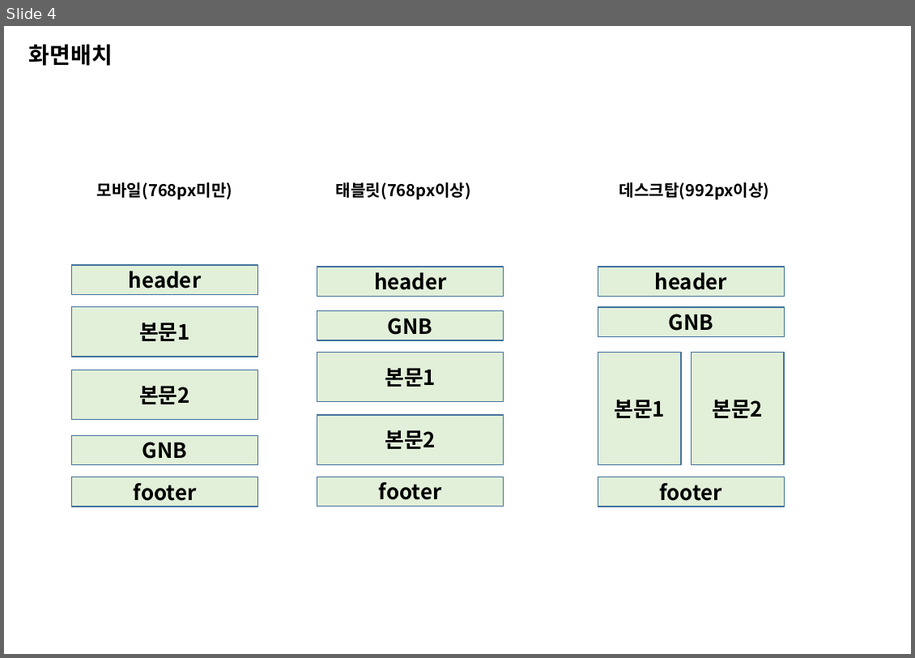
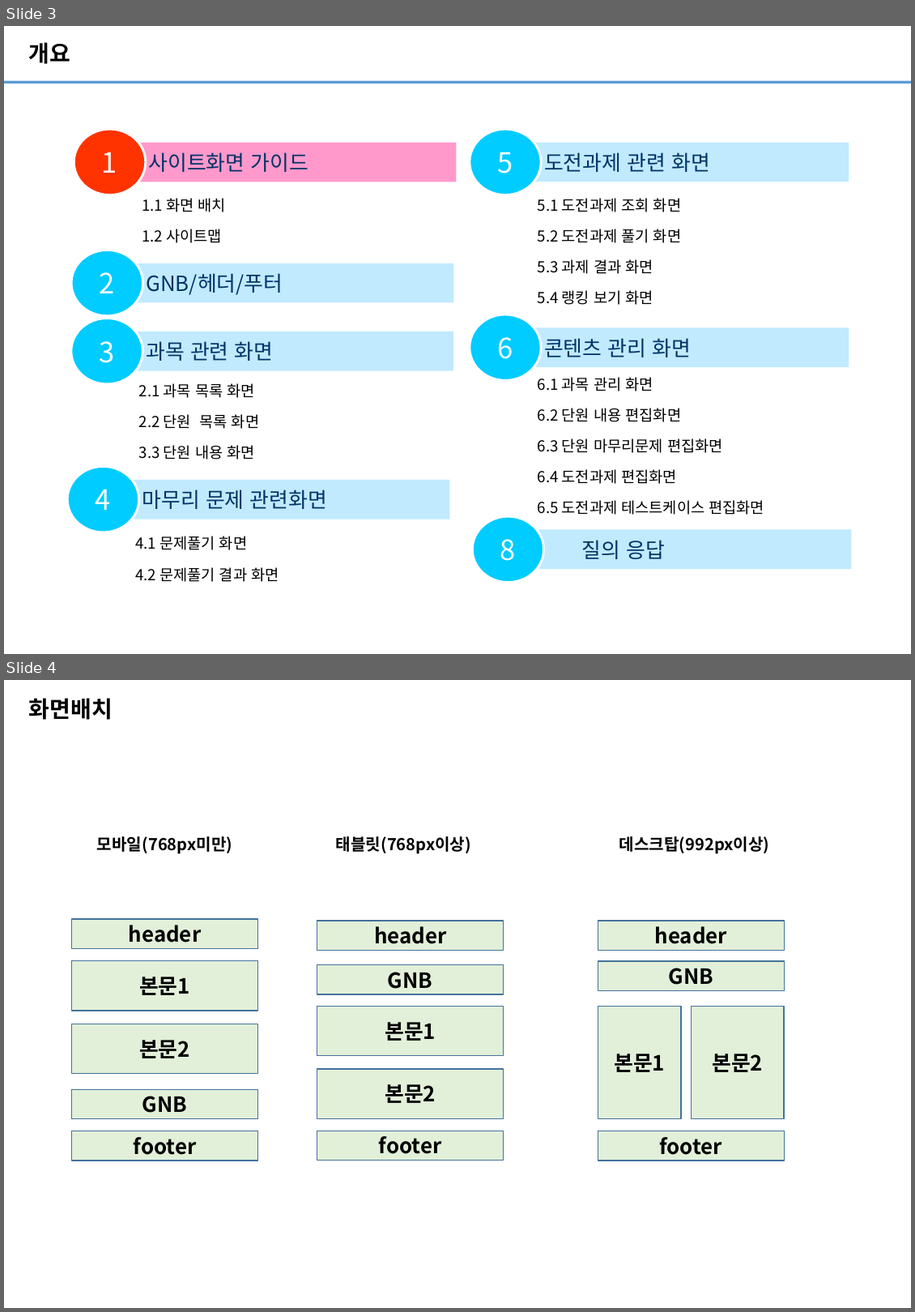
Before and after one commit to Uginim/JavaSWEngineeringCourse, a slide deck: documents/팀프로젝트/화면설계/화면정의서_200304_1528.pptx. Shown one above the other, each under a label of ours: slide 4 before the commit, slides 3 and 4 after it. The pictures are 915x658 and 915x1312 pixels, drawn with LibreOffice and Linux fonts; fonts in the diff are those of the drawing. Boxes give left, top, right and bottom in pixels: in the first picture for what was removed or moved away, otherwise in the second. Text is boxed around its words. In the diff, an @@ line names an element or a change of style, - is before the commit and + after.

```diff
--- a/documents/팀프로젝트/화면설계/화면정의서_200304_1528.pptx
+++ b/documents/팀프로젝트/화면설계/화면정의서_200304_1528.pptx
@@ slide 3 added at (4, 26, 911, 654), background #FFFFFF @@
@@ title added at (29, 42, 71, 64), 19.5 pt, text #000000, bold @@
+개요
@@ line added from (4, 82) to (911, 82), #5B9BD5 2.25 pt @@
@@ ellipse added at (74, 129, 146, 195), fill #FF3300, outline #FFFFFF 2 pt, 24 pt, text #FFFFFF @@
+1
@@ rectangle added at (103, 143, 457, 182), fill #FF99CC, 18 pt, text #003366 @@
+사이트화면 가이드
@@ ellipse added at (470, 129, 541, 195), fill #00CCFF, outline #FFFFFF 2 pt, 24 pt, text #FFFFFF @@
+5
@@ rectangle added at (498, 143, 849, 182), fill #C1EAFF, 18 pt, text #003366 @@
+도전과제 관련 화면
@@ text added at (142, 198, 226, 243), 13 pt, text #000000 @@
+  1.1 화면 배치
+  1.2 사이트맵
@@ text added at (538, 198, 681, 305), 13 pt, text #000000 @@
+  5.1 도전과제 조회 화면
+  5.2 도전과제 풀기 화면
+  5.3 과제 결과 화면
+  5.4 랭킹 보기 화면
@@ ellipse added at (71, 250, 143, 317), fill #00CCFF, outline #FFFFFF 2 pt, 24 pt, text #FFFFFF @@
+2
@@ rectangle added at (100, 263, 454, 302), fill #C1EAFF, 18 pt, text #003366 @@
+GNB/헤더/푸터
@@ ellipse added at (470, 315, 541, 381), fill #00CCFF, outline #FFFFFF 2 pt, 24 pt, text #FFFFFF @@
+6
@@ ellipse added at (71, 318, 143, 385), fill #00CCFF, outline #FFFFFF 2 pt, 24 pt, text #FFFFFF @@
+3
@@ rectangle added at (100, 331, 454, 371), fill #C1EAFF, 18 pt, text #003366 @@
+과목 관련 화면
@@ rectangle added at (498, 327, 849, 367), fill #C1EAFF, 18 pt, text #003366 @@
+콘텐츠 관리 화면
@@ text added at (139, 383, 259, 459), 13 pt, text #000000 @@
+  2.1 과목 목록 화면
+  2.2 단원 목록 화면
+  3.3 단원 내용 화면
@@ text added at (538, 377, 765, 514), 13 pt, text #000000 @@
+  6.1 과목 관리 화면
+  6.2 단원 내용 편집화면
+  6.3 단원 마무리문제 편집화면
+  6.4 도전과제 편집화면
+  6.5 도전과제 테스트케이스 편집화면
@@ ellipse added at (68, 467, 140, 533), fill #00CCFF, outline #FFFFFF 2 pt, 24 pt, text #FFFFFF @@
+4
@@ rectangle added at (96, 480, 450, 519), fill #C1EAFF, 18 pt, text #003366 @@
+마무리 문제 관련화면
@@ text added at (135, 535, 279, 582), 13 pt, text #000000 @@
+  4.1 문제풀기 화면
+  4.2 문제풀기 결과 화면
@@ ellipse added at (472, 517, 543, 583), fill #00CCFF, outline #FFFFFF 2 pt, 24 pt, text #FFFFFF @@
+8
@@ rectangle added at (501, 530, 853, 569), fill #C1EAFF, 18 pt, text #003366 @@
+질의 응답
```
Also in this commit, not shown: 5 slides changed, 1 slide removed, 4 other files.
